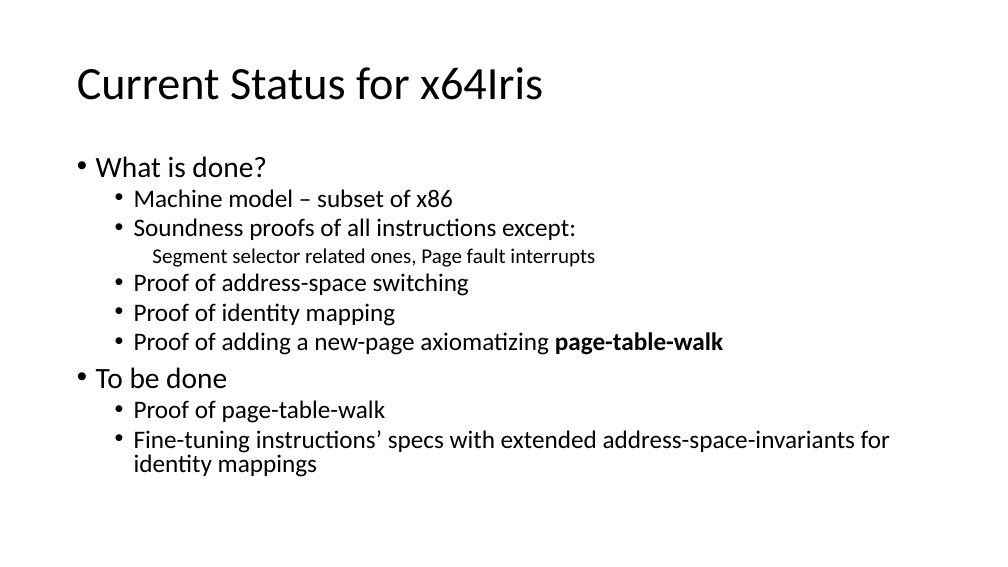
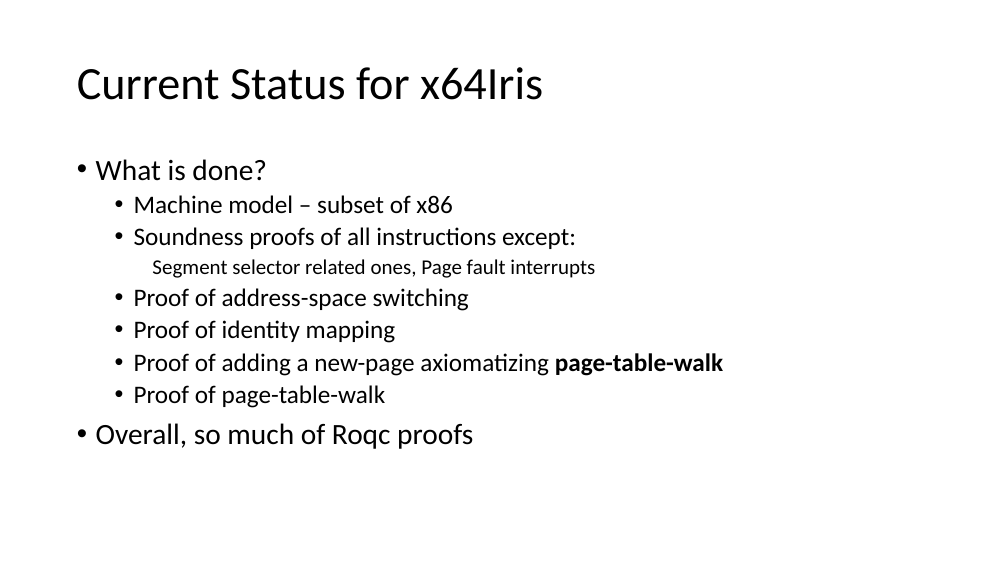
Before and after one commit to Contingent-Systems/modal_abstractions_presentations, a slide deck: slide 22 of uc_april_19/proposal.pptx. Drawn at 1008x567 pixels with LibreOffice and Linux fonts; fonts in the diff are those of the drawing. Boxes give left, top, right and bottom in pixels: in the first picture for what was removed or moved away, otherwise in the second. Text is boxed around its words. In the diff, an @@ line names an element or a change of style, - is before the commit and + after.

```diff
--- a/uc_april_19/proposal.pptx
+++ b/uc_april_19/proposal.pptx
@@ text at bbox=[96, 159, 723, 408]: line spacing 0.8 to 0.9 @@
@@ text at bbox=[96, 367, 227, 389]: paragraph removed @@
-• To be done
@@ text at bbox=[96, 423, 473, 449]: text changed; size 24 to 28 pt @@
-  • Fine-tuning instructions’ specs with extended address-space-invariants for identity mappings
+• Overall, so much of Roqc proofs
```
Also in this commit, not shown: 2 other files.
